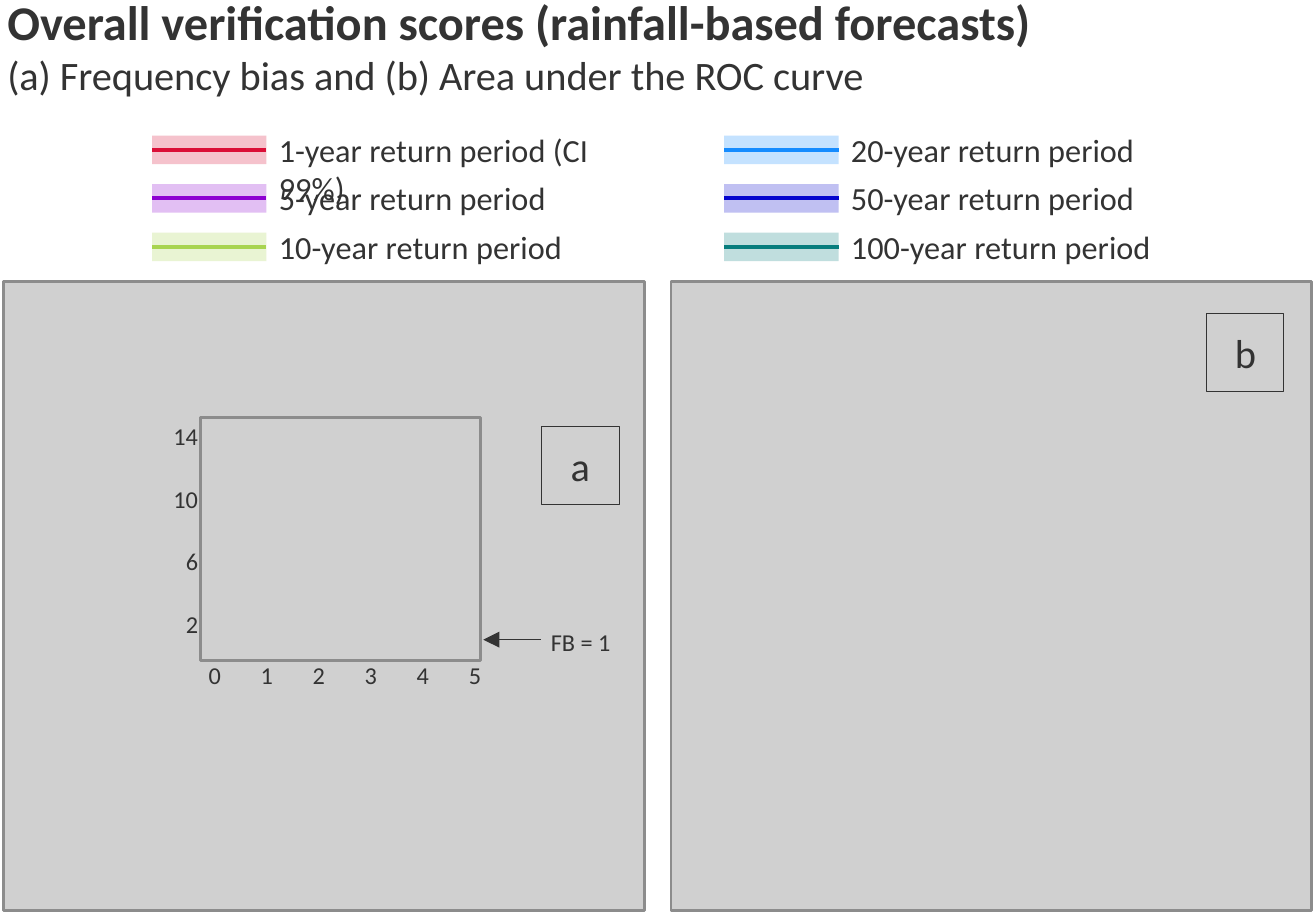
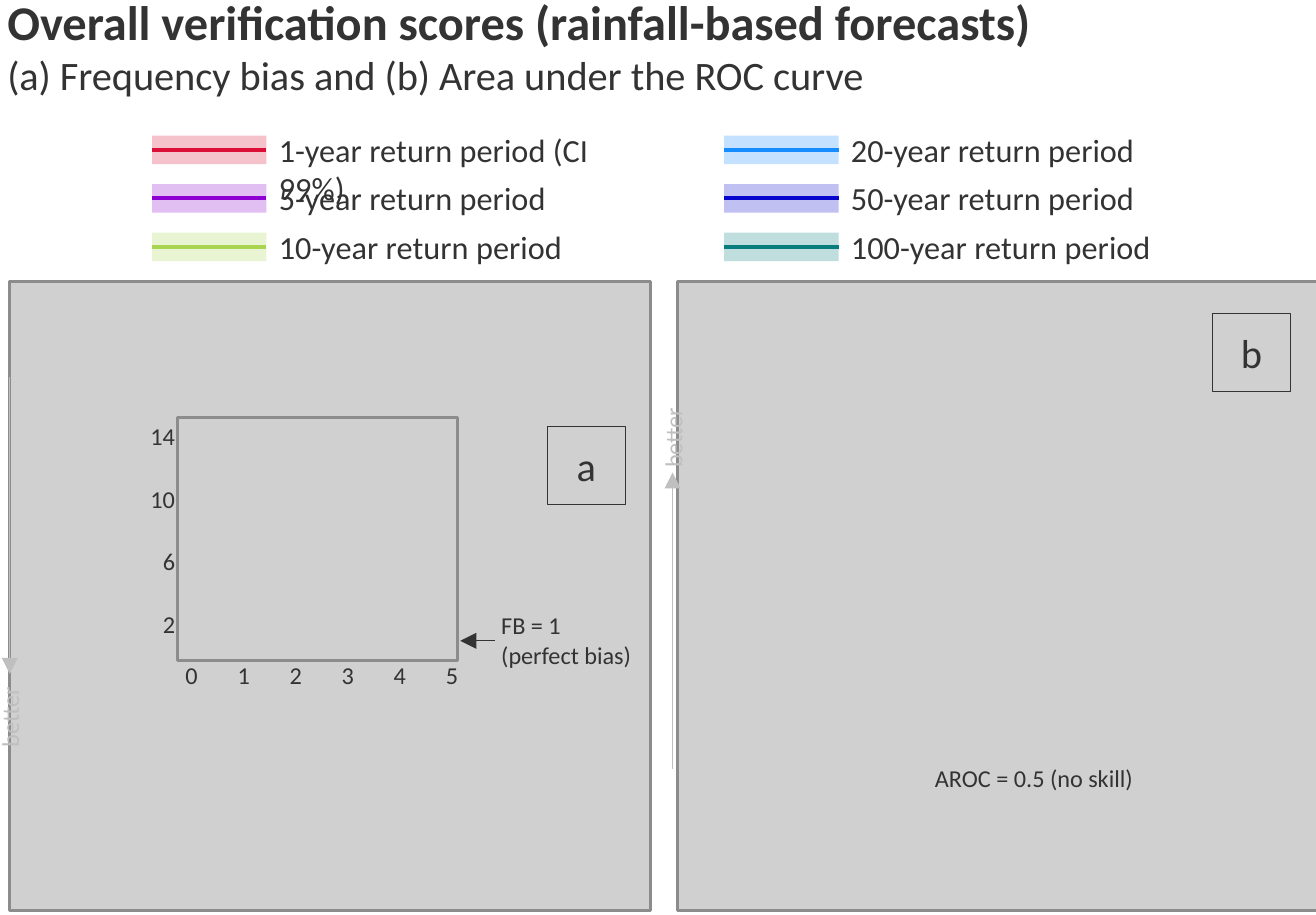
Before and after one commit to FatimaPillosu/thesis, a slide deck: slide 1 of chapter_05/figures/rainfall_based_ff_verif_overall_scores.pptx. Drawn at 1316x915 pixels with LibreOffice and Linux fonts; fonts in the diff are those of the drawing; grey boxes stand for pictures. Boxes give left, top, right and bottom in pixels: in the first picture for what was removed or moved away, otherwise in the second. Text is boxed around its words. In the diff, an @@ line names an element or a change of style, - is before the commit and + after.

```diff
--- a/chapter_05/figures/rainfall_based_ff_verif_overall_scores.pptx
+++ b/chapter_05/figures/rainfall_based_ff_verif_overall_scores.pptx
@@ arrow added from (9, 378) to (9, 674), #BFBFBF 0.25 pt @@
@@ 10 texts, 1 picture: place and size @@
-10 texts, 1 picture at [173,418,481,684]
+10 texts, 1 picture at [150,418,458,684]
@@ text added at [659,414,689,466], 6 pt, text #BFBFBF @@
+better
@@ 2 pictures, 2 rectangles: place and size @@
-2 pictures, 2 rectangles at [3,282,1310,912]
+2 pictures, 2 rectangles at [9,282,1316,912]
@@ arrow added from (671, 770) to (671, 474), #BFBFBF 0.25 pt @@
@@ text "FB = 1": place and size @@
-text "FB = 1" at [551,635,610,651]
+text "FB = 1" at [501,618,631,668]
@@ arrow moved from (482, 639) - (540, 639) to (459, 642) - (494, 642) @@
@@ text at [501,646,631,668]: paragraph added @@
+(perfect bias)
@@ text added at [0,693,26,745], 6 pt, text #BFBFBF @@
+better
@@ text added at [935,769,1132,790], 6 pt, text #333333 @@
+AROC = 0.5 (no skill)
```
Also in this commit, not shown: 1 other file.
